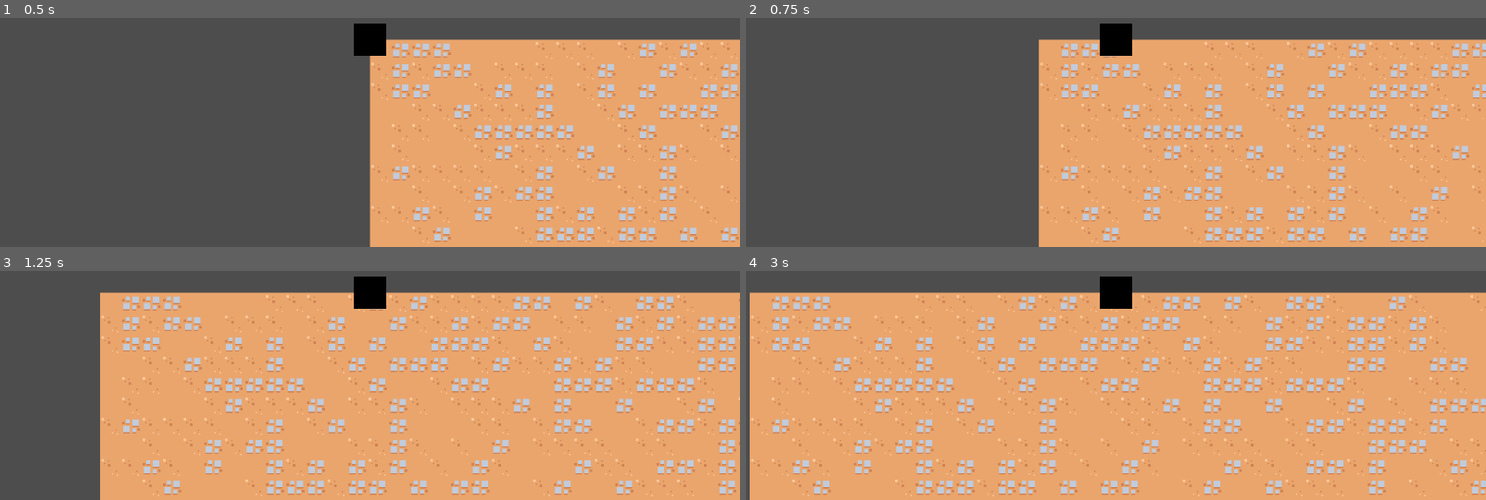
Above: before the commit, frames 1-4 (two rows, left to right).
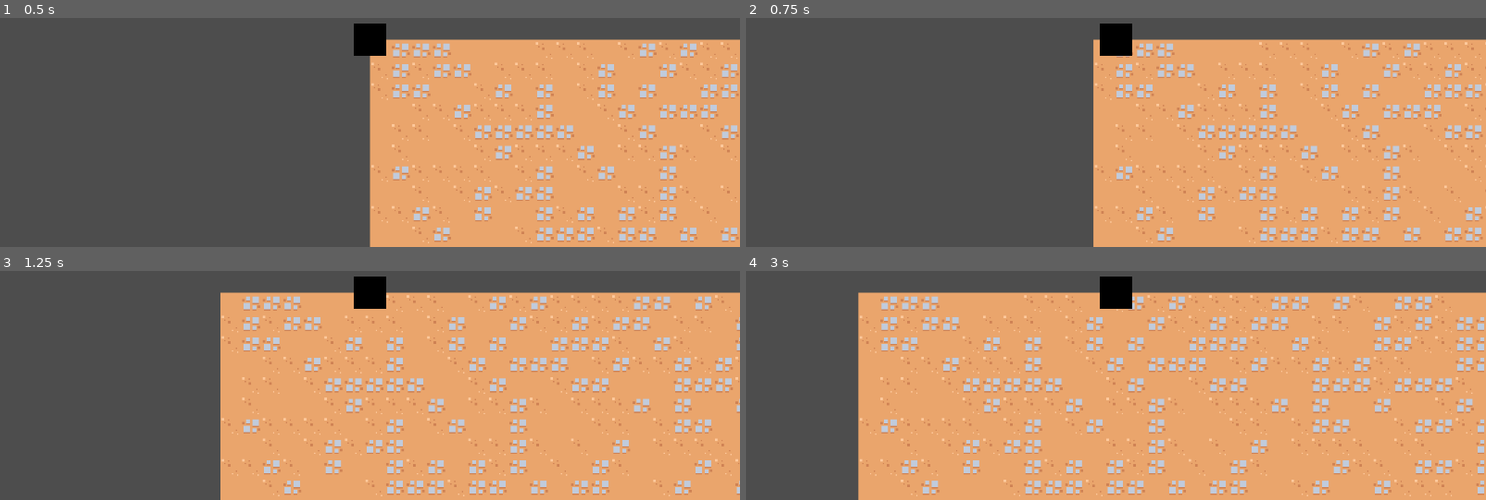
Above: after the commit, the same moments.

Repository: AineeJames/ToBeNamed
Game: Godot game, scene res://scenes/main_game/main_game.tscn
The game is run twice, just before and just after one commit, with the same random seed, the same clock (stepped at 60 frames per second) and the same inputs.
Inputs:
- Up to frame 1 (0.5 s): no input
- Up to frame 2 (0.75 s): tap Enter (ui_accept) at 0.5, 0.6 s; hold D (move_right) from 0.53 s (still down)
- Up to frame 3 (1.25 s): keep holding D (move_right); tap Enter (ui_accept) at 0.77, 1.07 s
- Up to frame 4 (3 s): tap Enter (ui_accept) at 1.35, 1.52, 1.82, 2.1, 2.85 s; release D (move_right) at 2.03 s; hold A (move_left) 2.03-2.78 s; hold D (move_right) from 2.78 s (still down)

Frame 1 is identical in both runs. In frame 2, 18% of the frame differs, in the area x 39-100%, y 9-100%; in frame 3, 30%; in frame 4, 32%, in the area x 0-100%, y 9-100%.

Commit message:
smoother moves

Diff:
--- a/scenes/character/mainChar.gd
+++ b/scenes/character/mainChar.gd
@@ -1,34 +1,22 @@
 extends CharacterBody2D
 
-
-const SPEED = 300.0
-const JUMP_VELOCITY = -400.0
-
-# Get the gravity from the project settings to be synced with RigidBody nodes.
-var gravity = ProjectSettings.get_setting("physics/2d/default_gravity")
-
+@export var movement_speed: float = 150.0
+@export var acceleration: float = 800.0
+@export var deceleration: float = 1200.0
+@export var max_velocity: float = 200.0
 
 func _physics_process(delta):
-	# Add the gravity.
-	#if not is_on_floor():
-	#	velocity.y += gravity * delta
-
-	# Handle jump.
-	#if Input.is_action_just_pressed("ui_accept") and is_on_floor():
-	#	velocity.y = JUMP_VELOCITY
-
-	# Get the input direction and handle the movement/deceleration.
-	# As good practice, you should replace UI actions with custom gameplay actions.
+	# Get the input direction and handle the movement/acceleration/deceleration.
 	var direction = Input.get_axis("move_left", "move_right")
 	if direction:
-		velocity.x = direction * SPEED
+		velocity.x = move_toward(velocity.x, direction * max_velocity, acceleration * delta)
 	else:
-		velocity.x = move_toward(velocity.x, 0, SPEED)
+		velocity.x = move_toward(velocity.x, 0, deceleration * delta)
 
 	var ydirection = Input.get_axis("move_up", "move_down")
 	if ydirection:
-		velocity.y = ydirection * SPEED
+		velocity.y = move_toward(velocity.y, ydirection * max_velocity, acceleration * delta)
 	else:
-		velocity.y = move_toward(velocity.y, 0, SPEED)
+		velocity.y = move_toward(velocity.y, 0, deceleration * delta)
 
 	move_and_slide()
